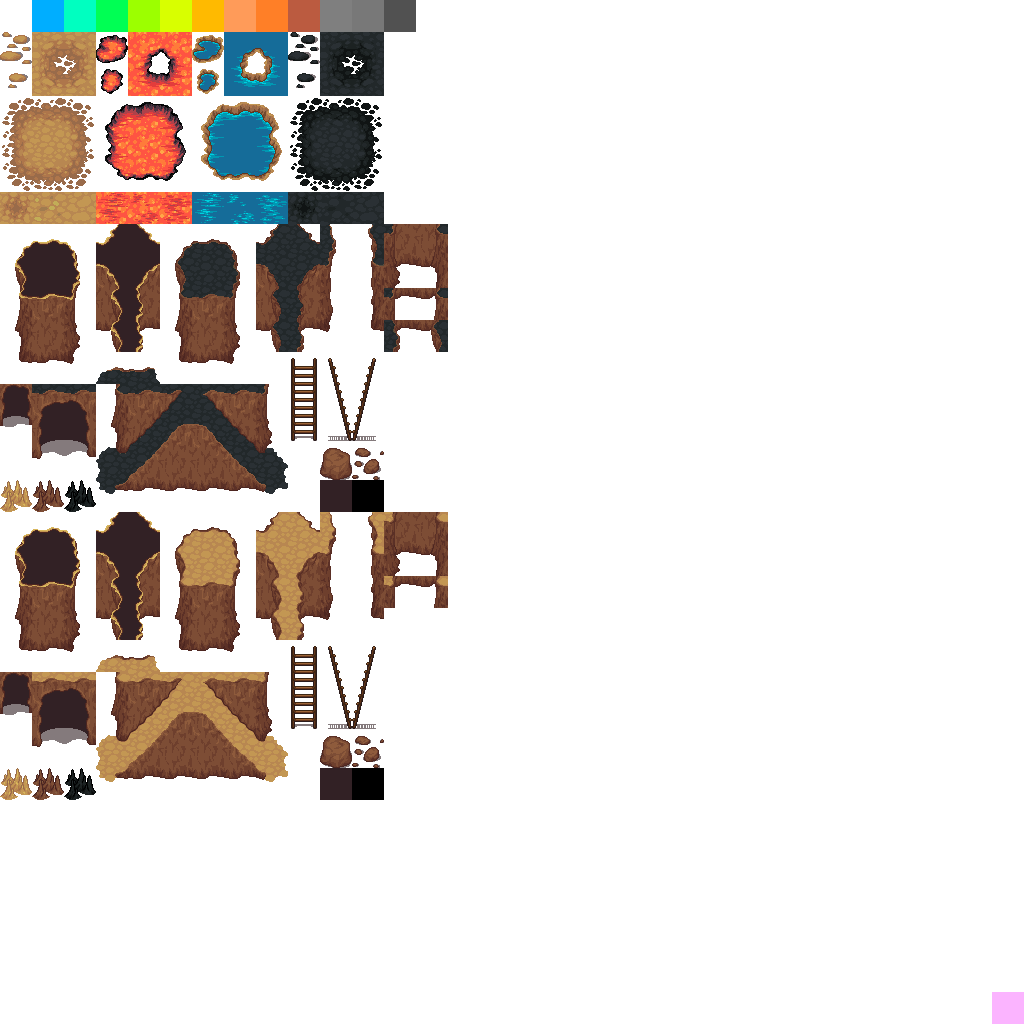
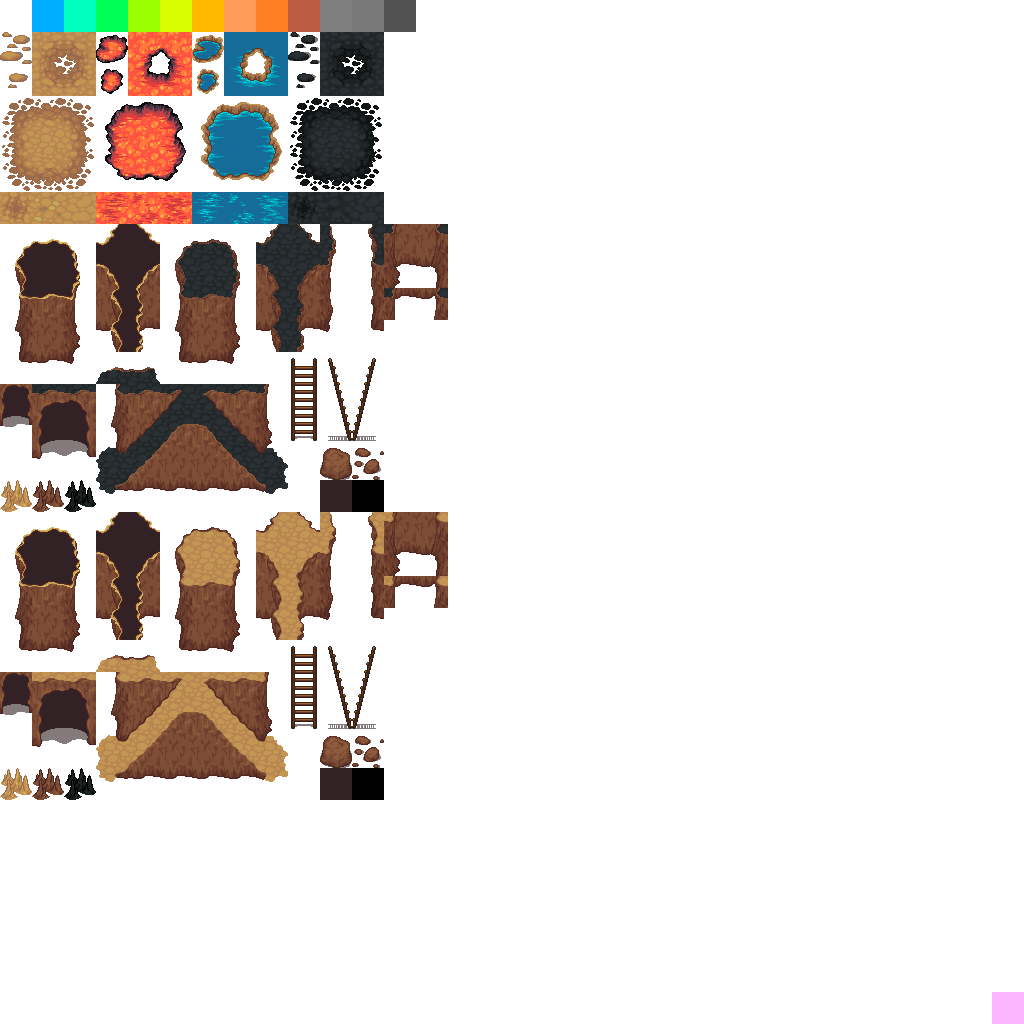
Two versions of the same layered image (1024px x 1024px). Layer-by-layer changes:
removed layer "Layer 27(pasted)" over [left=384, top=320, right=448, bottom=352]
removed layer "Layer 28(pasted)" over [left=384, top=320, right=448, bottom=352]
removed layer "Mounatins6" (1st of 2) over [left=384, top=320, right=448, bottom=352]
removed layer "Mounatins5" (2nd of 2) over [left=384, top=320, right=448, bottom=352]
